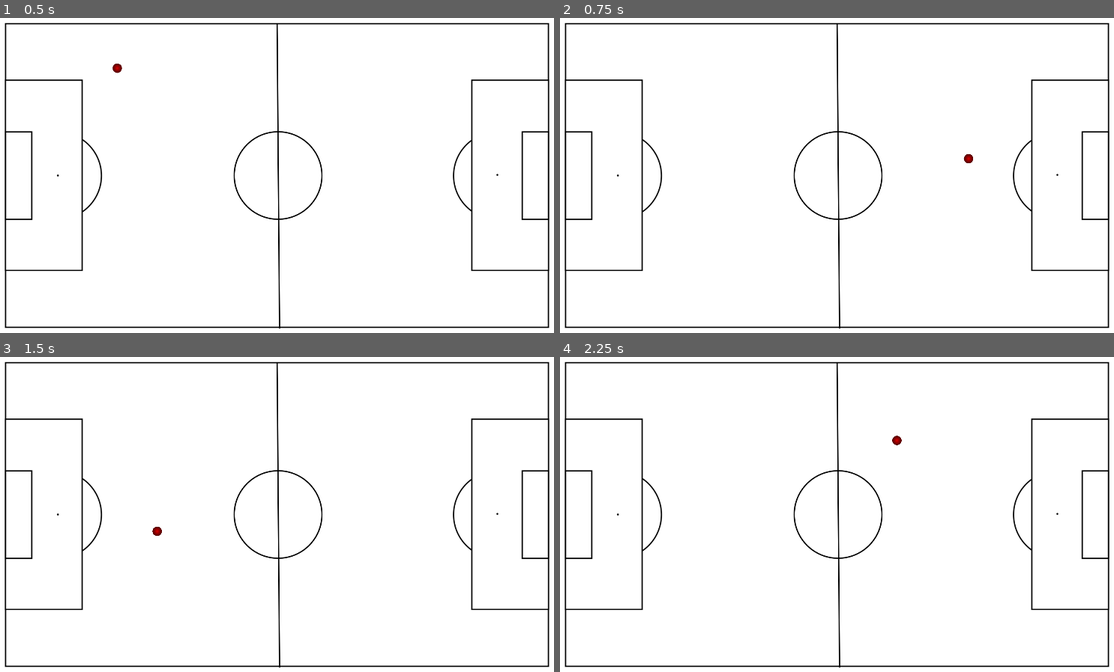
Above: before the commit, frames 1-4 (two rows, left to right).
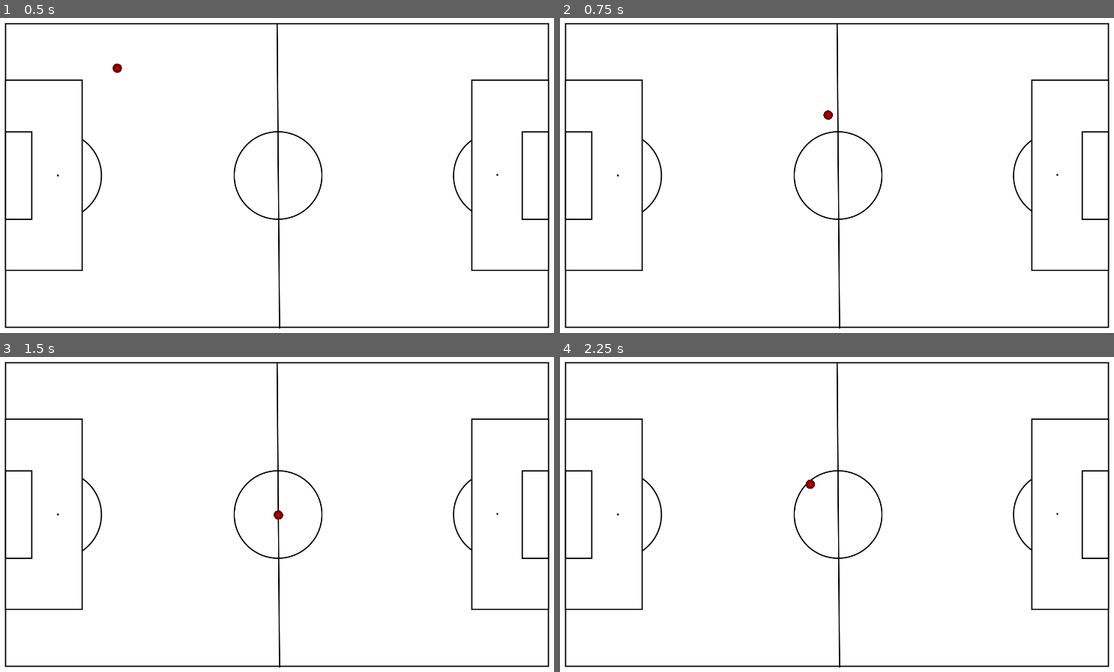
Above: after the commit, the same moments.

Repository: cdoss3/fc-board
Game: Godot game, scene res://scenes/main.tscn
The game is run twice, just before and just after one commit, with the same random seed, the same clock (stepped at 60 frames per second) and the same inputs.
Inputs (mouse positions are in pixels of both pictures, inside the frame that each line leads up to):
- Up to frame 1 (0.5 s): no input
- Up to frame 2 (0.75 s): tap Enter at 0.5 s; move the mouse to (969, 159) at 0.52 s; click (969, 159) at 0.67 s
- Up to frame 3 (1.5 s): move the mouse to (155, 530) at 1.27 s; click (155, 530) at 1.42 s
- Up to frame 4 (2.25 s): move the mouse to (897, 442) at 2.02 s; click (897, 442) at 2.17 s

Frame 1 is identical in both runs. In frame 2, less than 0.1% of the frame differs, in the area x 47-75%, y 29-47%; in frame 3, less than 0.1%; in frame 4, less than 0.1%.

Commit message:
we're sliding now. would be nice now to be able to select the disk first, then move on the second click

Diff:
--- a/scenes/red_disk.gd
+++ b/scenes/red_disk.gd
@@ -1,6 +1,6 @@
-extends Area2D
+extends CharacterBody2D
 
-var speed = 100
+var speed = 10
 var destination = position
 
 # Called when the node enters the scene tree for the first time.
@@ -13,5 +13,13 @@
 	if Input.is_mouse_button_pressed(MOUSE_BUTTON_LEFT):
 		destination = get_global_mouse_position()
 	if position != destination:
-		position = destination
-	pass
+		# This changes position instantly. I'd like for it to slide into place
+		#position = destination
+
+		# Attempt at adding sliding
+		var path: Vector2
+		path.x = destination.x - position.x
+		path.y = destination.y - position.y
+
+		position.x += path.x * speed * delta
+		position.y += path.y * speed * delta
--- a/scenes/red_disk.tscn
+++ b/scenes/red_disk.tscn
@@ -5,7 +5,7 @@
 [sub_resource type="CircleShape2D" id="CircleShape2D_p6cr0"]
 radius = 115.213
 
-[node name="RedDisk" type="Area2D"]
+[node name="RedDisk" type="CharacterBody2D" groups=["red_disks"]]
 scale = Vector2(0.15, 0.15)
 metadata/_edit_group_ = true
 
